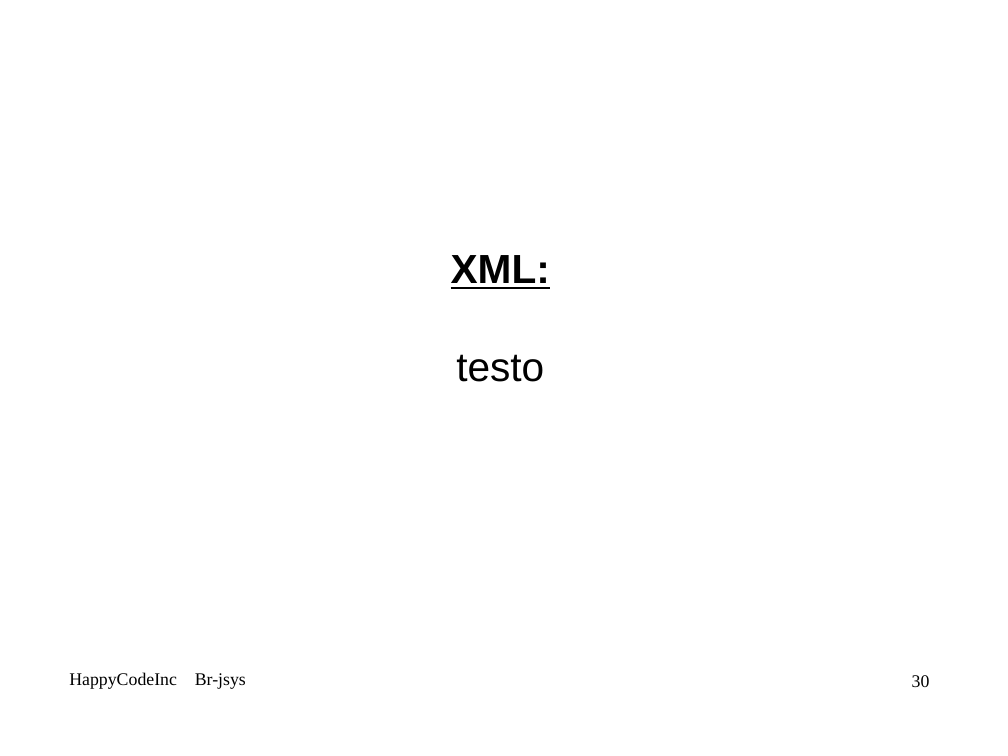
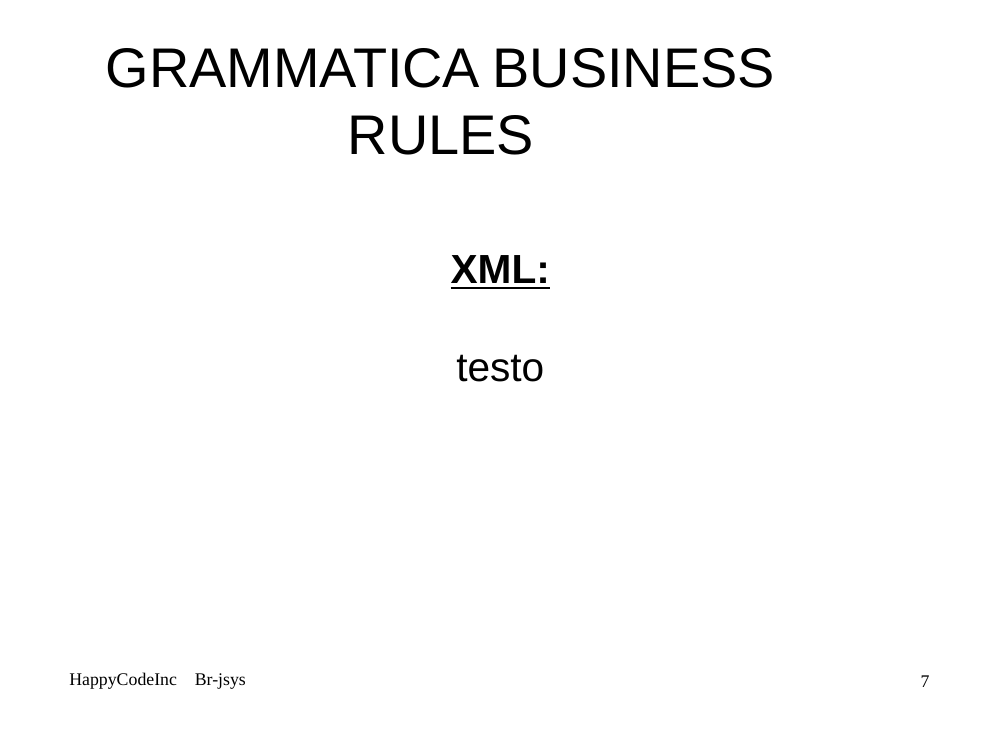
Before and after one commit to mbortola/br-jsys, a slide deck: slide 7 of trunk/RPD-presentation/Alessia-RPD.odp (slide 30 before the commit). Drawn at 1008x756 pixels with LibreOffice and Linux fonts; fonts in the diff are those of the drawing; background and template pictures are left out. Boxes give left, top, right and bottom in pixels: in the first picture for what was removed or moved away, otherwise in the second. Text is boxed around its words. In the diff, an @@ line names an element or a change of style, - is before the commit and + after.

```diff
--- a/trunk/RPD-presentation/Alessia-RPD.odp
+++ b/trunk/RPD-presentation/Alessia-RPD.odp
@@ title added at (106, 48, 775, 155), 44 pt, text #000000 @@
+GRAMMATICA BUSINESS RULES
@@ page number at (921, 675, 930, 687): text changed @@
-30
+7
```
Also in this commit, not shown: 2 other slides changed, 38 slides removed.
